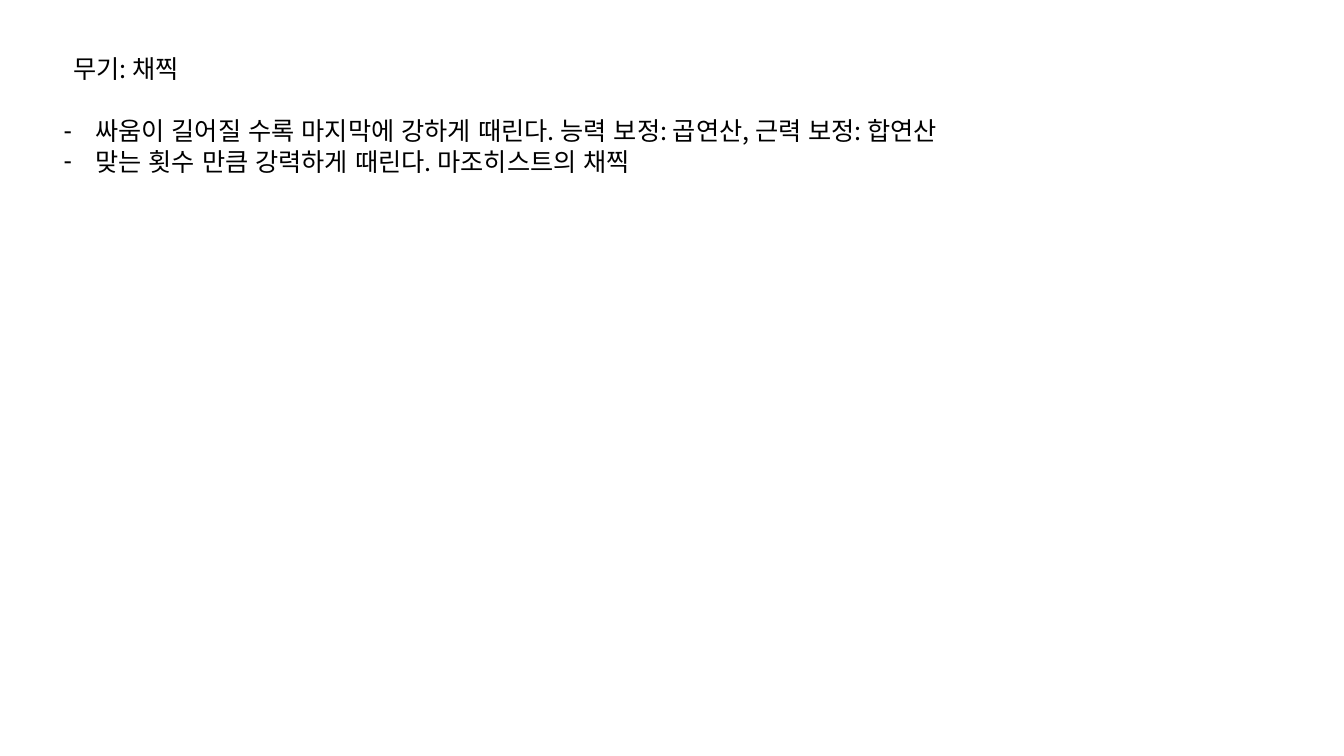
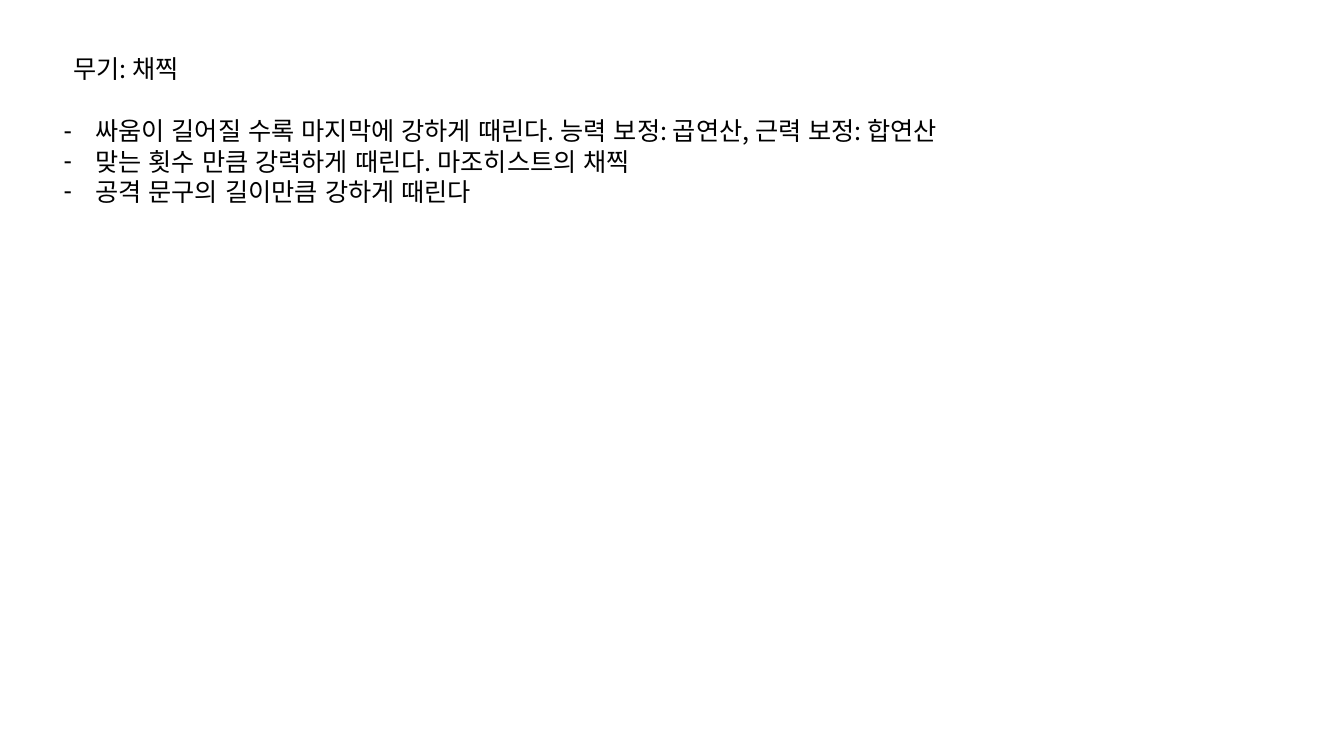
Before and after one commit to IdfKLeh/capstone, a slide deck: slide 11 of 수집요소.pptx (slide 10 before the commit). Drawn at 1344x756 pixels with LibreOffice and Linux fonts; fonts in the diff are those of the drawing. Boxes give left, top, right and bottom in pixels: in the first picture for what was removed or moved away, otherwise in the second. Text is boxed around its words. In the diff, an @@ line names an element or a change of style, - is before the commit and + after.

```diff
--- a/수집요소.pptx
+++ b/수집요소.pptx
@@ text at [95,180,472,203]: paragraph added @@
+– 공격 문구의 길이만큼 강하게 때린다
```
Also in this commit, not shown: 3 other slides changed, 1 slide added, 3 other files.
